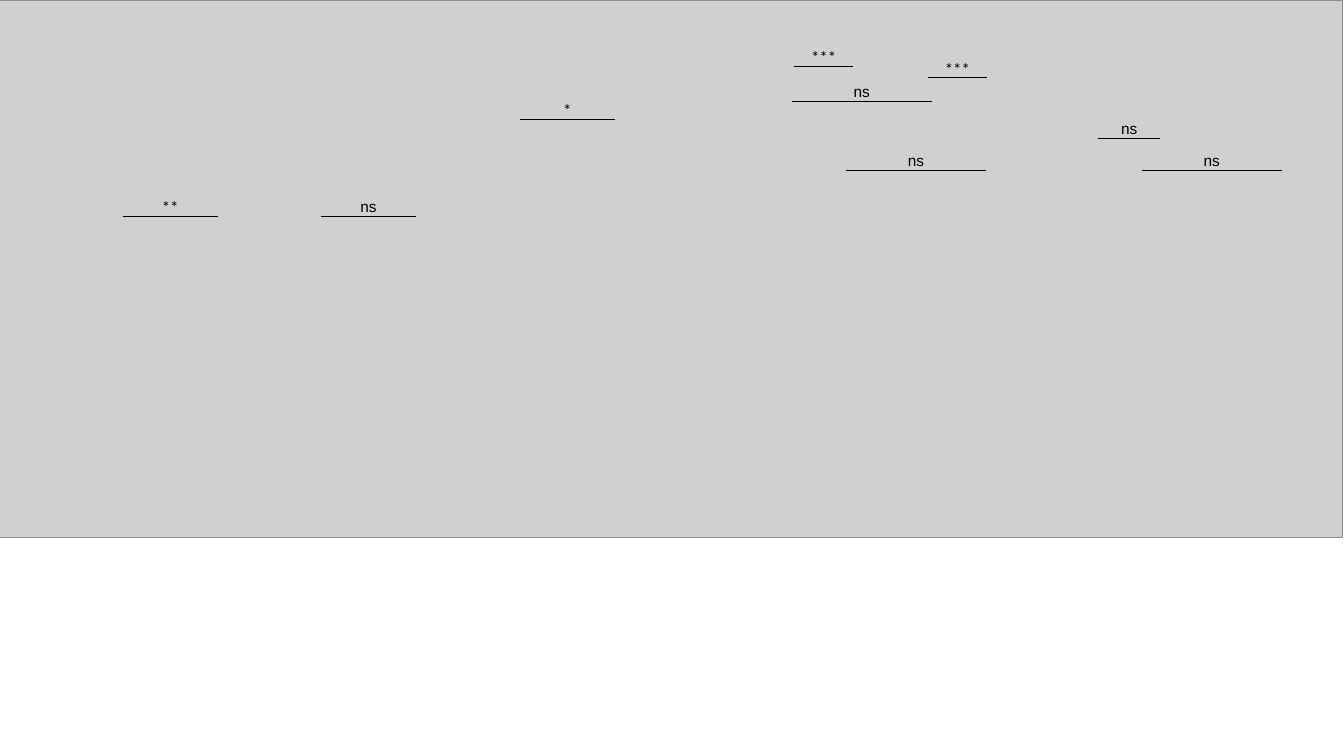
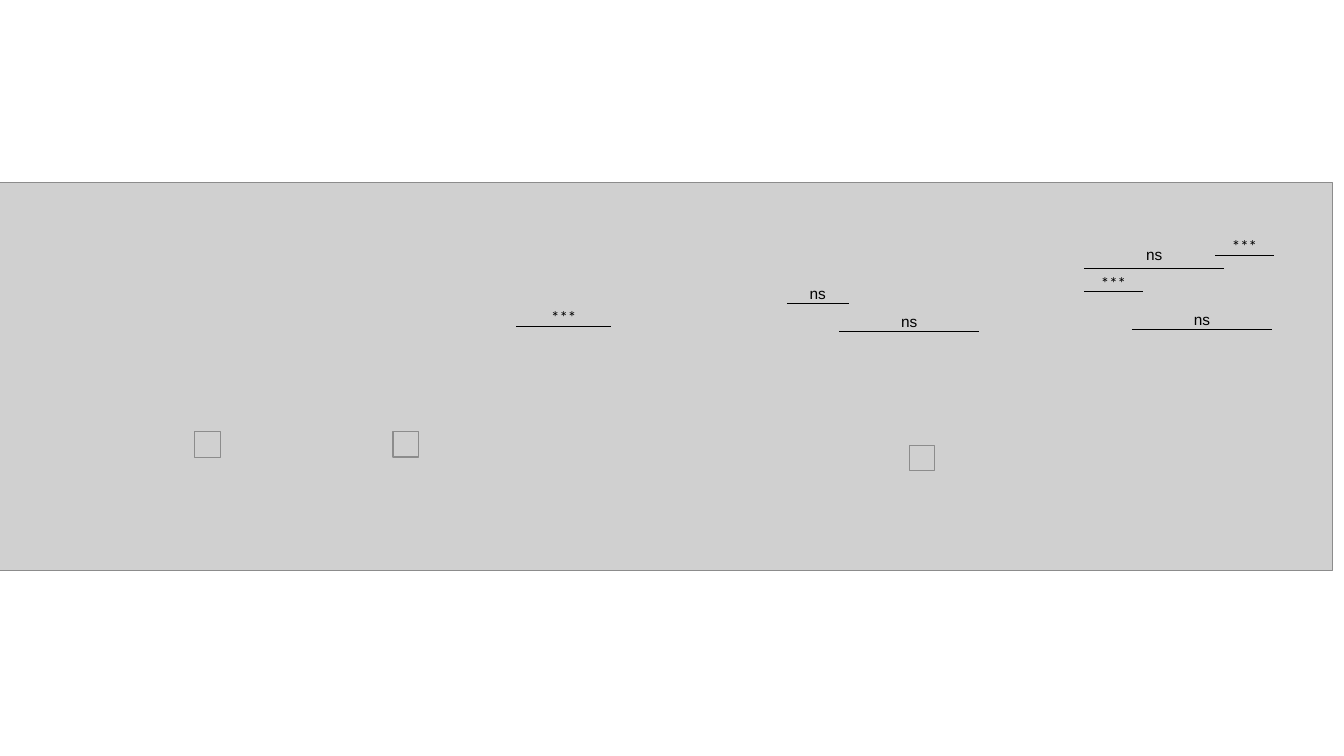
Before and after one commit to bisesi/Host-Ecology-and-Host-Range, a slide deck: slide 2 of figures/final-figs/imgs/figure-4-5-sig.pptx. Drawn at 1344x756 pixels with LibreOffice and Linux fonts; fonts in the diff are those of the drawing; grey boxes stand for pictures. Boxes give left, top, right and bottom in pixels: in the first picture for what was removed or moved away, otherwise in the second. Text is boxed around its words. In the diff, an @@ line names an element or a change of style, - is before the commit and + after.

```diff
--- a/figures/final-figs/imgs/figure-4-5-sig.pptx
+++ b/figures/final-figs/imgs/figure-4-5-sig.pptx
@@ group removed at [123,95,603,216]: 2 lines, 2 texts @@
-ns
-*
@@ picture: place and size @@
-picture at [0,0,1343,537]
+picture at [0,182,1333,571]
@@ text "***": place and size @@
-text "***" at [932,53,983,84]
+text "***" at [1219,231,1270,261]
@@ line moved from (1142, 170) - (1282, 170) to (1085, 268) - (1225, 268) @@
@@ text "***": place and size @@
-text "***" at [799,41,850,72]
+text "***" at [1088,267,1139,297]
@@ text "ns": place and size @@
-text "ns" at [1204,157,1220,166]
+text "ns" at [1146,251,1162,260]
@@ line moved from (929, 78) - (987, 78) to (1216, 255) - (1274, 255) @@
@@ text "ns": place and size @@
-text "ns" at [1121,125,1137,134]
+text "ns" at [810,290,826,299]
@@ line moved from (795, 66) - (854, 66) to (1085, 291) - (1143, 291) @@
@@ line moved from (520, 119) - (615, 119) to (516, 326) - (611, 326) @@
@@ text at [529,301,600,332]: text changed @@
-**
+***
@@ line moved from (1099, 138) - (1160, 138) to (787, 303) - (849, 303) @@
@@ text "ns": place and size @@
-text "ns" at [908,157,924,166]
+text "ns" at [901,318,917,327]
@@ text "ns": place and size @@
-text "ns" at [854,88,870,97]
+text "ns" at [1194,316,1210,325]
@@ line moved from (846, 171) - (986, 171) to (839, 331) - (979, 331) @@
@@ line moved from (791, 102) - (932, 102) to (1132, 330) - (1272, 330) @@
@@ picture added at [195,432,221,458] @@
@@ picture added at [393,432,419,458] @@
@@ picture added at [909,446,936,472] @@
```
Also in this commit, not shown: 1 other slide changed, 38 other files.
